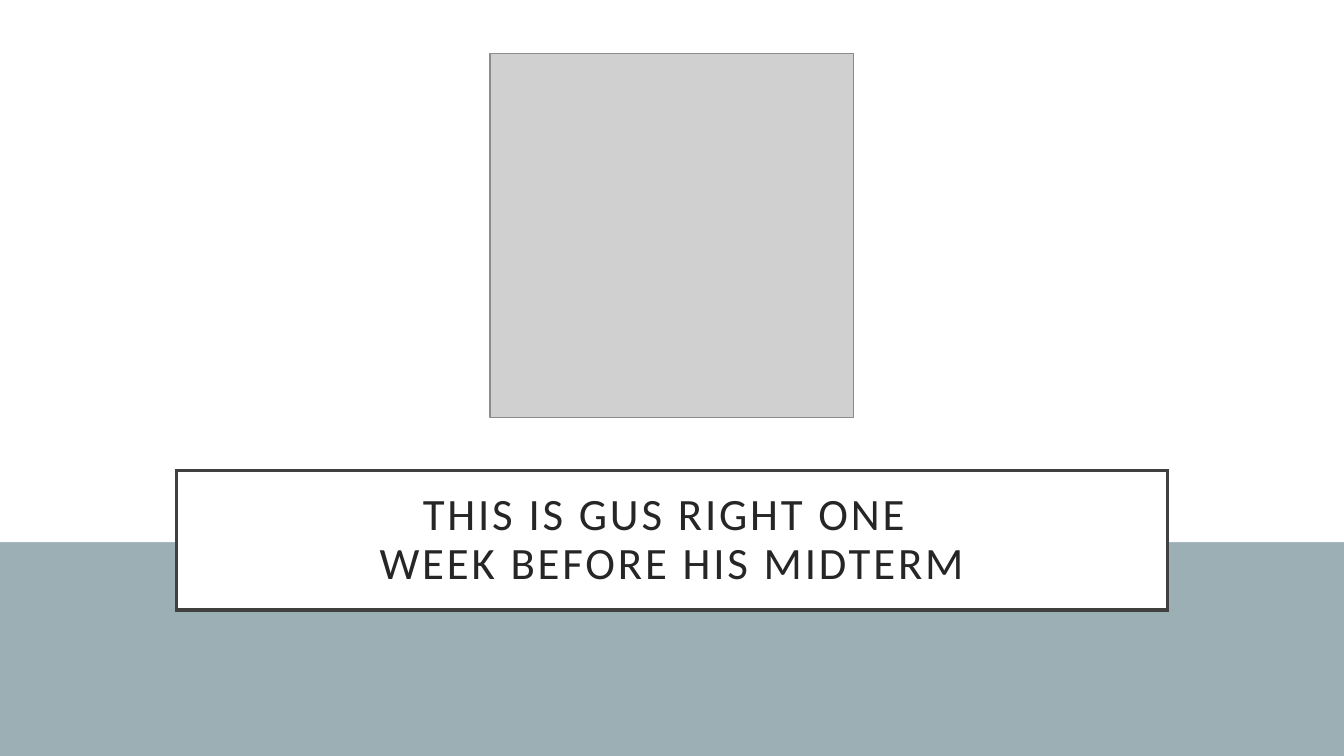
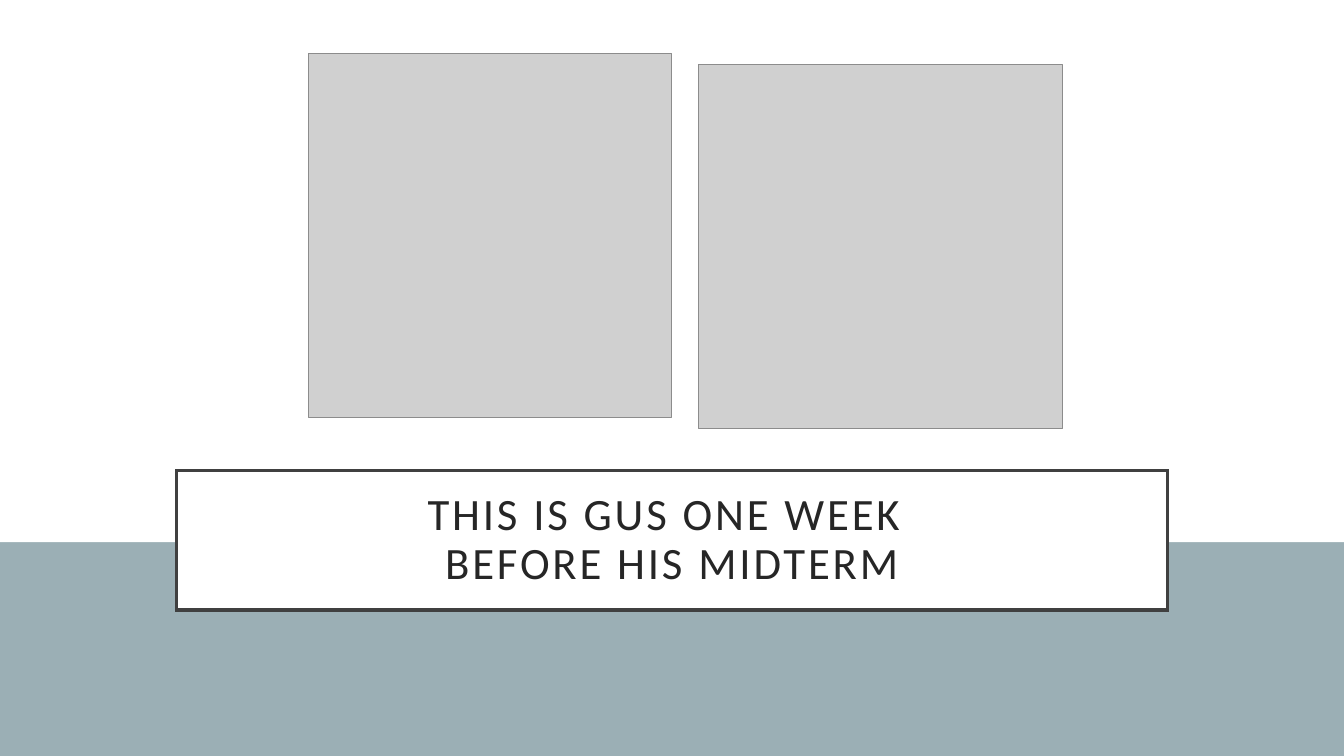
Before and after one commit to guslipkin/Fall2021, a slide deck: slide 6 of ECO 3930 ~ Contemporary Economics/Final Paper/FinalPaper.pptx. Drawn at 1344x756 pixels with LibreOffice and Linux fonts; fonts in the diff are those of the drawing; grey boxes stand for pictures. Boxes give left, top, right and bottom in pixels: in the first picture for what was removed or moved away, otherwise in the second. Text is boxed around its words. In the diff, an @@ line names an element or a change of style, - is before the commit and + after.

```diff
--- a/ECO 3930 ~ Contemporary Economics/Final Paper/FinalPaper.pptx
+++ b/ECO 3930 ~ Contemporary Economics/Final Paper/FinalPaper.pptx
@@ picture: place and size @@
-picture at [490, 53, 854, 417]
+picture at [309, 53, 673, 417]
@@ picture added at [699, 65, 1063, 429] @@
@@ title at [428, 501, 899, 580]: text changed @@
-THIS IS GUS RIGHT ONE
-WEEK BEFORE HIS MIDTERM
+THIS IS GUS ONE WEEK
+BEFORE HIS MIDTERM
```
Also in this commit, not shown: 2 other slides changed, 32 slides added, 1 other file.
